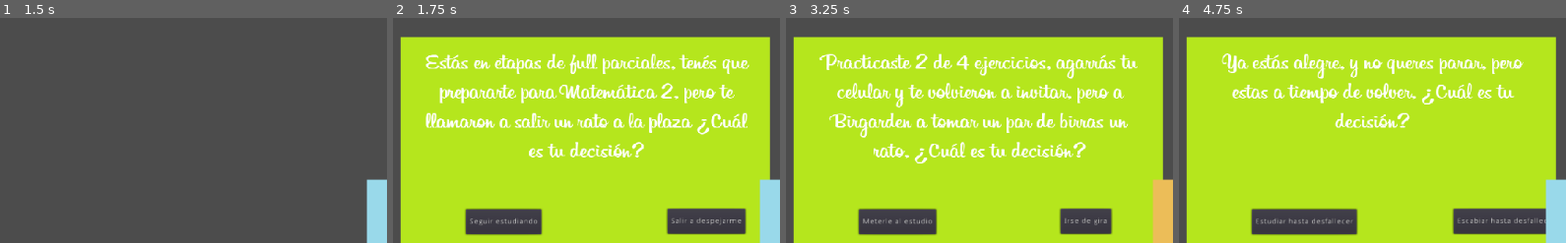
Above: before the commit, frames 1-4 (left to right).
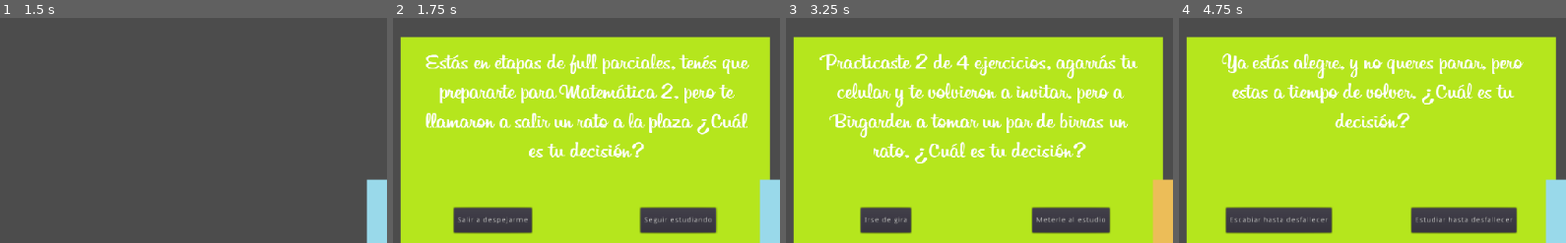
Above: after the commit, the same moments.

Repository: TraumaGames/StudentSimulator-TraumaGames
Game: Godot game, scene res://Main.tscn
Two runs of this game, one before a commit and one after it. Both use one fixed random seed, a clock stepped at 60 frames per second and the inputs below.
Inputs:
- Up to frame 1 (1.5 s): click "Jugar" at 0.5 s; tap Enter at 1.25 s
- Up to frame 2 (1.75 s): no input
- Up to frame 3 (3.25 s): click "Seguir estudiando" at 2 s; tap Space at 2.75 s
- Up to frame 4 (4.75 s): click "Irse de gira" at 3.5 s; tap Enter at 4.25 s
The pictures show only the part of the screen within x 26-76%, y 22-72%; the shares and areas given below are measured in that part.

Frame 1 is identical in both runs. In frame 2, 3.6% of the frame differs, in the area x 15-92%, y 83-97%; in frame 3, 2.9%; in frame 4, 5.3%, in the area x 11-95%, y 83-97%.

Commit message:
Se centraron los botones de las tarjetas

Diff:
--- a/Entities/Card/Card.gd
+++ b/Entities/Card/Card.gd
@@ -4,8 +4,8 @@
 signal close_card
 
 onready var label: Label = $Text
-onready var buttonAccept: Button = $Accept
-onready var buttonCancel: Button = $Cancel
+onready var buttonAccept: Button = $CenterAccept/Accept
+onready var buttonCancel: Button = $CenterCancel/Cancel
 var card_information: CardInformation
 
 func set_information(information: CardInformation):
--- a/Entities/Card/Card.tscn
+++ b/Entities/Card/Card.tscn
@@ -27,23 +27,43 @@
 "_edit_use_anchors_": false
 }
 
-[node name="Accept" type="Button" parent="."]
-margin_left = 137.134
-margin_top = 117.731
-margin_right = 222.134
-margin_bottom = 167.731
+[node name="CenterAccept" type="CenterContainer" parent="."]
+margin_left = -306.282
+margin_top = 102.0
+margin_right = -1.28241
+margin_bottom = 180.0
 __meta__ = {
 "_edit_use_anchors_": false
 }
 
-[node name="Cancel" type="Button" parent="."]
-margin_left = -198.748
-margin_top = 118.735
-margin_right = -113.748
-margin_bottom = 168.735
+[node name="Accept" type="Button" parent="CenterAccept"]
+margin_left = 146.0
+margin_top = 14.0
+margin_right = 158.0
+margin_bottom = 64.0
+rect_min_size = Vector2( 0, 50 )
 __meta__ = {
 "_edit_use_anchors_": false
 }
 
-[connection signal="pressed" from="Accept" to="." method="_on_Accept_pressed"]
-[connection signal="pressed" from="Cancel" to="." method="_on_Cancel_pressed"]
+[node name="CenterCancel" type="CenterContainer" parent="."]
+margin_left = 2.76724
+margin_top = 102.0
+margin_right = 307.767
+margin_bottom = 180.0
+__meta__ = {
+"_edit_use_anchors_": false
+}
+
+[node name="Cancel" type="Button" parent="CenterCancel"]
+margin_left = 146.0
+margin_top = 14.0
+margin_right = 158.0
+margin_bottom = 64.0
+rect_min_size = Vector2( 0, 50 )
+__meta__ = {
+"_edit_use_anchors_": false
+}
+
+[connection signal="pressed" from="CenterAccept/Accept" to="." method="_on_Accept_pressed"]
+[connection signal="pressed" from="CenterCancel/Cancel" to="." method="_on_Cancel_pressed"]
